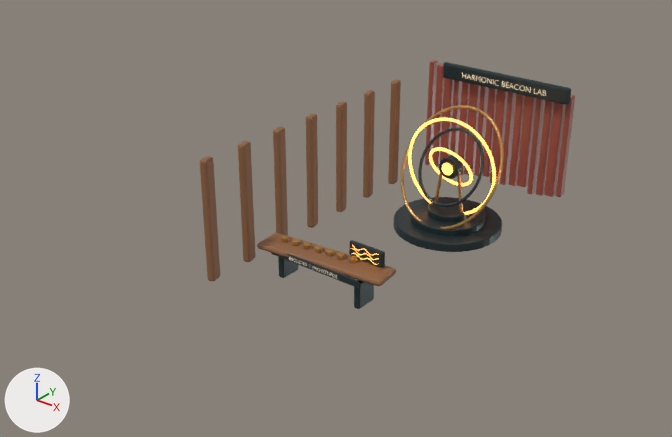
One commit to the glTF model public/room-art/beacon-workshop.glb: the scene before it, then after it.
Rendered twice from a camera (50 mm lens) standing at (14.87, -19.02, 12.36) and looking at (0.17, -0.63, 0.96). Every picture has the same lights, and +X, +Y and +Z are marked at lower left. The picture after the commit comes second. Where no turn or scale is listed for an object, it has been applied to the vertices. Vertices at exactly the same position are counted once.

Objects in the first picture: 'Beacon workshop · Blue-black gunmetal', 'Beacon workshop · Brass', 'Beacon workshop · Fired amber', 'Beacon workshop · Glazed oxblood', 'Beacon workshop · Oiled smoked oak' and 1 more.
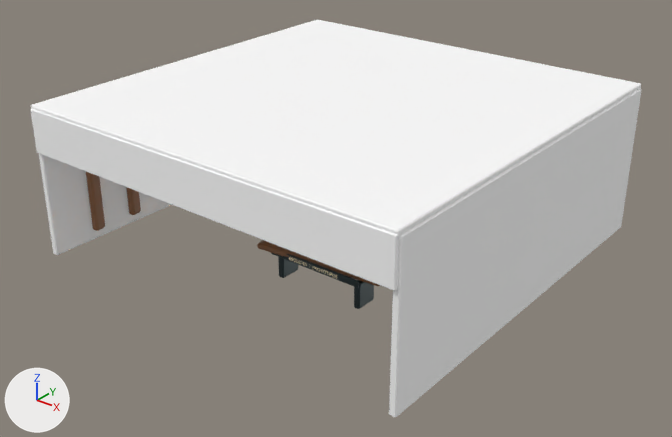
Commit message: Fit the Beacon art to the playable room shell

Edits to the scene script, one JSON object a line:
```json
{"op": "add", "block": "mat_chalk_limewash", "code": ["mat_chalk_limewash = principled_material('Chalk limewash')", "mat_chalk_limewash.base_color = (1.0, 1.0, 1.0)  # white #ffffff", "mat_chalk_limewash.roughness = 0.78"]}
{"block": "me_cylinder_003", "where": "# used by ob_beacon_workshop___blue_black_gunmetal; location = (1.9, 2.5, 0.15)"}
{"op": "remove", "block": "me_cylinder_003", "code": "me_cylinder_003.from_pydata(...)  # 1784 vertices, 3516 faces; spans x -2.1..2.21, y -5.76..2.8, z -0.14..3.93"}
{"op": "add", "block": "me_cylinder_003", "code": "me_cylinder_003.from_pydata(...)  # 1856 vertices, 3648 faces; spans x -6.0..2.21, y -8.38..3.38, z -0.14..4.03"}
{"block": "me_cylinder_003", "change": "me_cylinder_003 part 1: 44 vertices moved from x -2.1..2.21, y 2.65..2.8, z 3.41..3.93 to x -2.1..2.21, y 2.65..2.8, z 3.05..3.57"}
{"block": "me_cylinder_003", "change": "other edits to the shape of me_cylinder_003 do not show in these pictures"}
{"block": "me_cube_220", "where": "# used by ob_beacon_workshop___oiled_smoked_oak; location = (-0.92, -4.38, 2.0)"}
{"op": "remove", "block": "me_cube_220", "code": "me_cube_220.from_pydata(...)  # 436 vertices, 840 faces; spans x -0.13..4.34, y -0.18..8.22, z -1.71..1.71"}
{"op": "add", "block": "me_cube_220", "code": "me_cube_220.from_pydata(...)  # 436 vertices, 840 faces; spans x -0.13..9.05, y -0.18..8.22, z -1.71..1.71"}
{"block": "me_cube_220", "change": "me_cube_220 part 2: the loose piece of 44 vertices spanning x 0.5..4.34, y 1.02..2.24, z -1.05..-0.88 is moved by (4.71, 0.0, 0.0)"}
{"op": "add", "block": "me_cube_356", "code": ["me_cube_356 = bpy.data.meshes.new('Cube.356')", "me_cube_356.from_pydata(...)  # 120 vertices, 220 faces; spans x -5.92..5.92, y -5.9..5.9, z -4.32..0.12", "me_cube_356.materials.append(mat_chalk_limewash)  # white #ffffff"]}
{"op": "set", "path": "ob_beacon_workshop___oiled_smoked_oak.location", "old": "(-0.92, -4.38, 2.0)", "new": "(-5.63, -4.38, 2.0)"}
{"op": "add", "block": "ob_beacon_workshop___chalk_limewash", "code": ["ob_beacon_workshop___chalk_limewash = bpy.data.objects.new('Beacon workshop · Chalk limewash', me_cube_356)", "ob_beacon_workshop___chalk_limewash.location = (0.0, 0.0, 4.29)"]}
```

Boxes [x1, y1, x2, y2] around the edits, measured in the pictures (672 x 437 px; the box of a moved part takes in the faces that stretch with it):
```json
{"object": "Beacon workshop · Chalk limewash", "change": "added", "after": [31, 19, 641, 417]}
{"object": "Beacon workshop · Oiled smoked oak", "change": "reshaped, moved", "before": [200, 79, 401, 286], "after": [86, 172, 380, 286], "on screen": "mostly hidden afterwards"}
{"part": 1, "of": "me_cylinder_003", "change": "moved or reshaped", "before": [443, 62, 571, 105], "on screen": "not visible afterwards"}
{"part": 2, "of": "me_cube_220", "change": "moved or reshaped", "before": [257, 233, 396, 286], "after": [257, 240, 380, 286]}
{"object": "Beacon workshop · Glazed oxblood", "change": "unchanged, covered by the edit", "before": [425, 60, 575, 197]}
{"object": "Beacon workshop · Brass", "change": "unchanged, covered by the edit", "before": [281, 105, 504, 263]}
{"object": "Beacon workshop · Fired amber", "change": "unchanged, covered by the edit", "before": [352, 118, 496, 265]}
```
